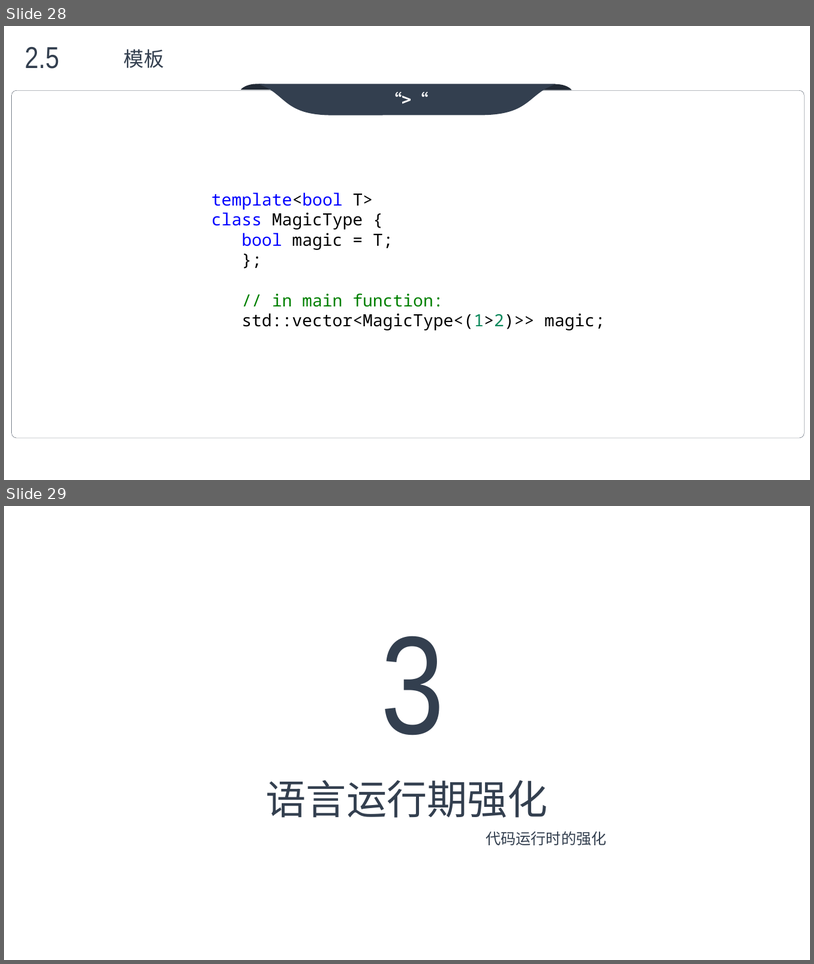
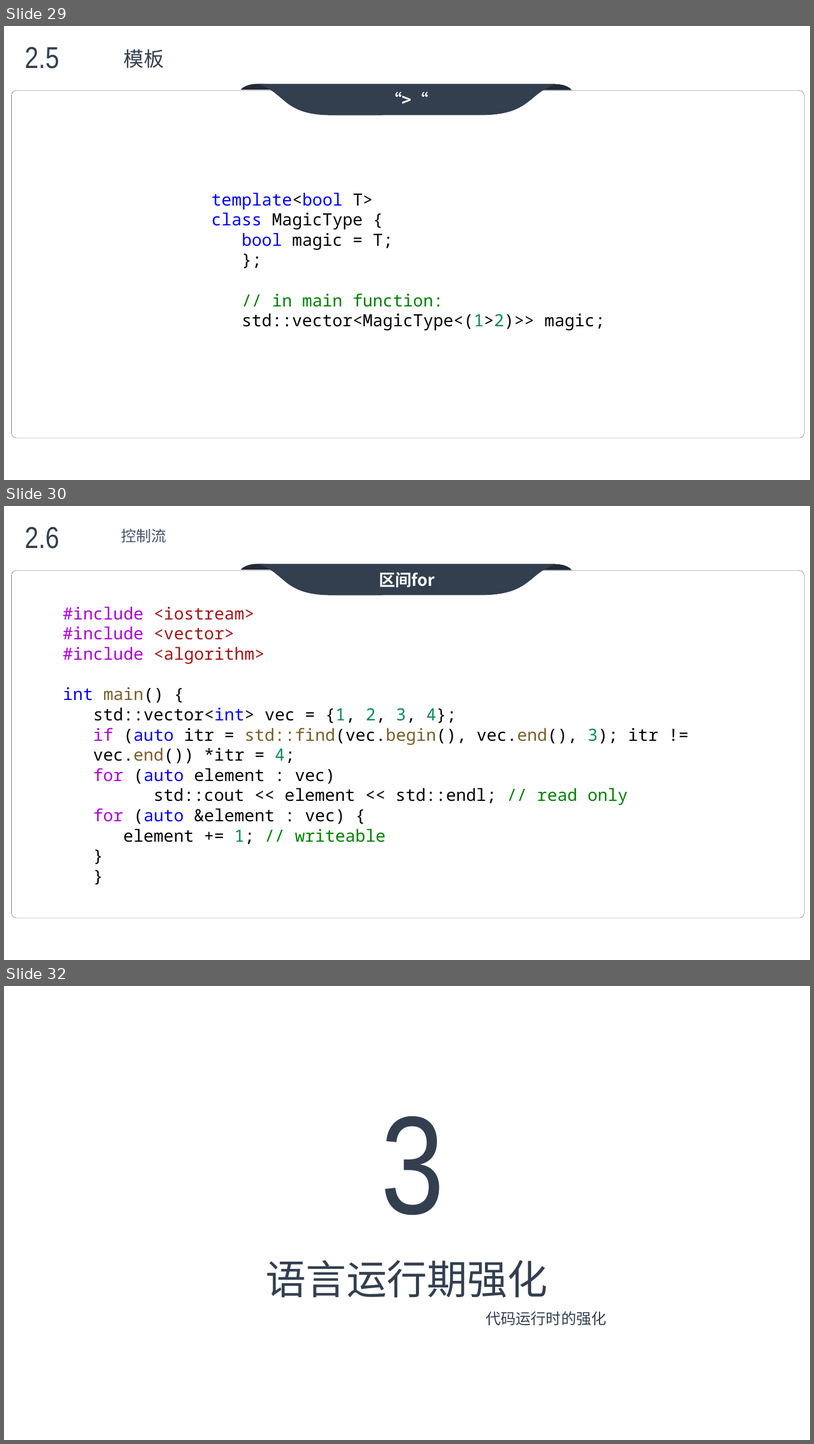
Before and after one commit to max4sharing/modern_cpp, a slide deck: C++11.pptx. Shown one above the other, each under a label of ours: slides 28 and 29 before the commit, slides 29, 30 and 32 after it; the slides between them are not shown. The pictures are 814x964 and 814x1444 pixels, drawn with LibreOffice and Linux fonts; fonts in the diff are those of the drawing; background and template pictures are left out. Boxes give left, top, right and bottom in pixels: in the first picture for what was removed or moved away, otherwise in the second. Text is boxed around its words. In the diff, an @@ line names an element or a change of style, - is before the commit and + after.

```diff
--- a/C++11.pptx
+++ b/C++11.pptx
@@ slide 30 added at (4,506,810,960), background picture (left out) @@
@@ text added at (25,527,59,549), 36 pt, text #333F4F @@
+2.6
@@ text added at (121,529,167,543), 18 pt, text #445469 @@
+控制流
@@ group added at (12,564,805,918): 3 freeform shapes, 1 rounded rectangle @@
+区间for
@@ text added at (63,606,659,844), 20 pt, text #000000 @@
+#include <iostream>
+#include <vector>
+#include <algorithm>
+int main() {
+  std::vector<int> vec = {1, 2, 3, 4};
+  if (auto itr = std::find(vec.begin(), vec.end(), 3); itr != vec.end()) *itr = 4;
+  for (auto element : vec)
+  std::cout << element << std::endl; // read only
+  for (auto &element : vec) {
+    element += 1; // writeable
+  }
+}
@@ what was slide 28 is now slide 29 @@
@@ what was slide 29 is now slide 32 @@
```
Also in this commit, not shown: 4 slides changed, 2 other slides added.
